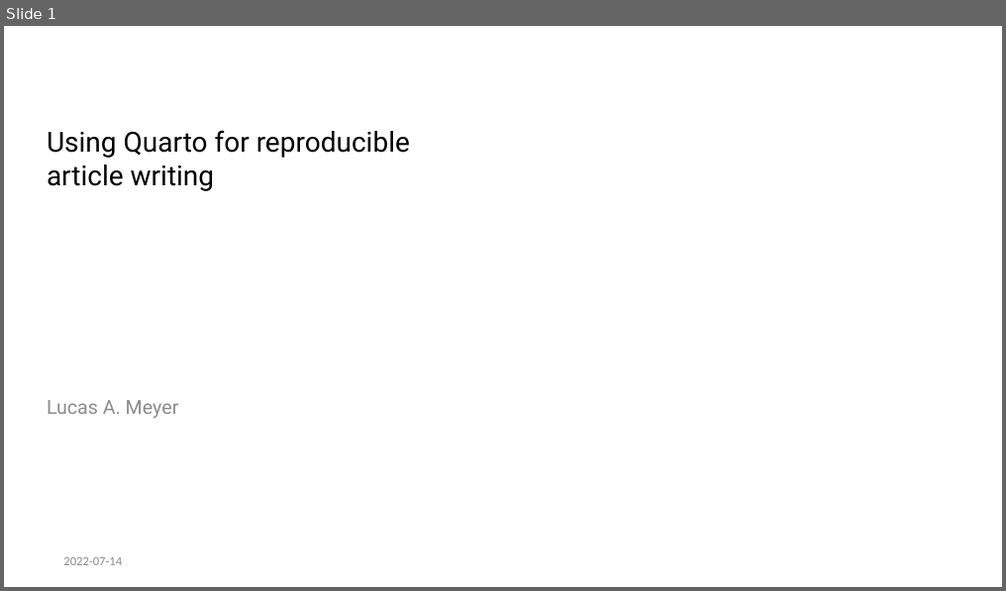
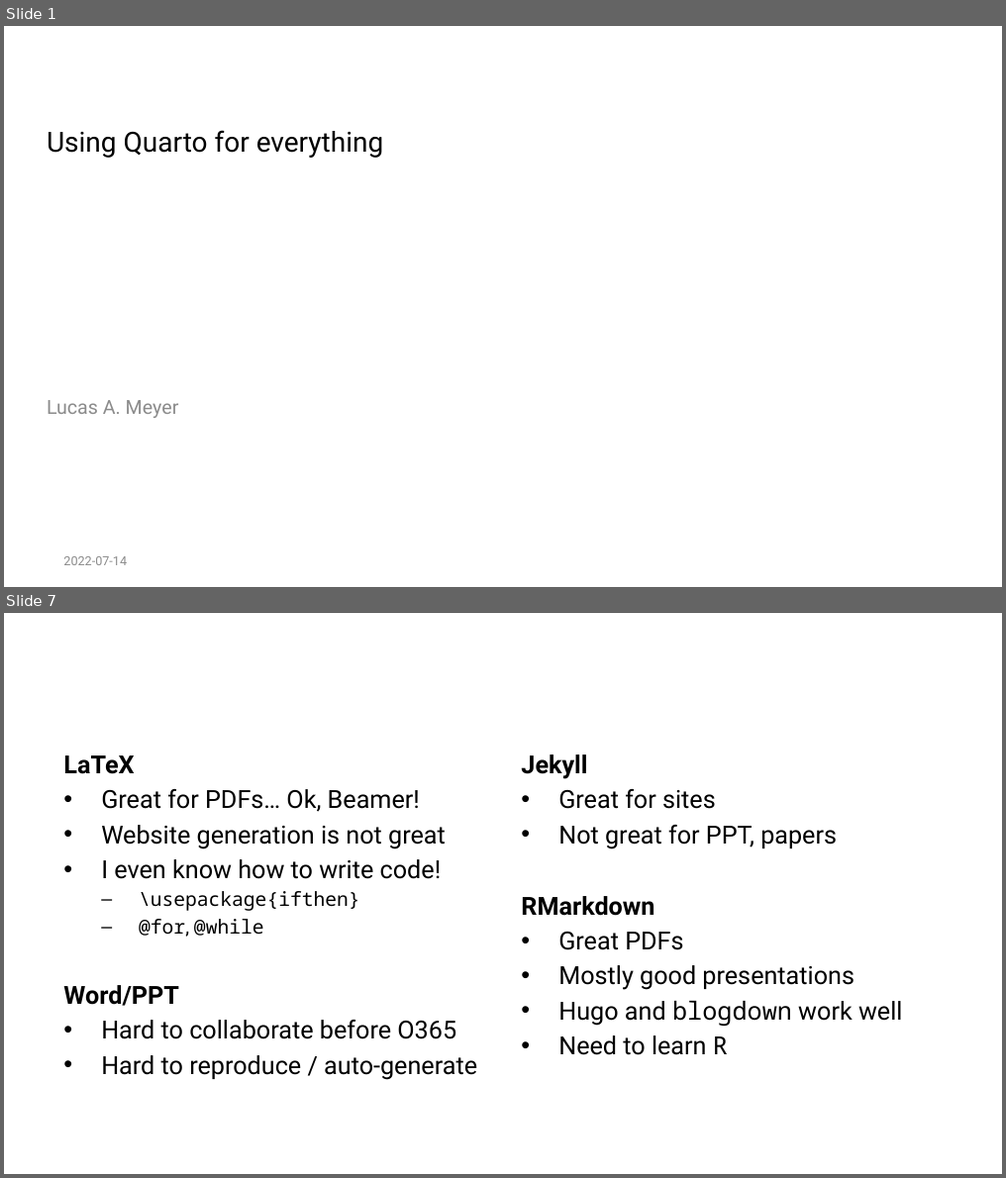
Before and after one commit to lucas-a-meyer/using-quarto, a slide deck: docs/using-quarto-ppt.pptx. Shown one above the other, each under a label of ours: slide 1 before the commit, slides 1 and 7 after it; the slides between them are not shown. The pictures are 1006x591 and 1006x1178 pixels, drawn with LibreOffice and Linux fonts; fonts in the diff are those of the drawing; background and template pictures are left out. Boxes give left, top, right and bottom in pixels: in the first picture for what was removed or moved away, otherwise in the second. Text is boxed around its words. In the diff, an @@ line names an element or a change of style, - is before the commit and + after.

```diff
--- a/docs/using-quarto-ppt.pptx
+++ b/docs/using-quarto-ppt.pptx
@@ slide 7 added at [4, 613, 1002, 1174], background #FFFFFF @@
@@ text added at [63, 756, 477, 1080], 18 pt, text #000000 @@
+LaTeX
+• Great for PDFs… Ok, Beamer!
+• Website generation is not great
+• I even know how to write code!
+  – \usepackage{ifthen}
+  – @for, @while
+Word/PPT
+• Hard to collaborate before O365
+• Hard to reproduce / auto-generate
@@ text added at [521, 755, 903, 1056], 18 pt, text #000000 @@
+Jekyll
+• Great for sites
+• Not great for PPT, papers
+RMarkdown
+• Great PDFs
+• Mostly good presentations
+• Hugo and blogdown work well
+• Need to learn R
@@ slide 1 changed as well @@
@@ title at [47, 130, 384, 158]: text changed @@
-Using Quarto for reproducible article writing
+Using Quarto for everything
@@ text "2022-07-14" at [63, 557, 127, 566]: font Calibri to Roboto @@
```
Also in this commit, not shown: 3 other slides changed, 10 other slides added, 1 slide removed, 22 other files.
